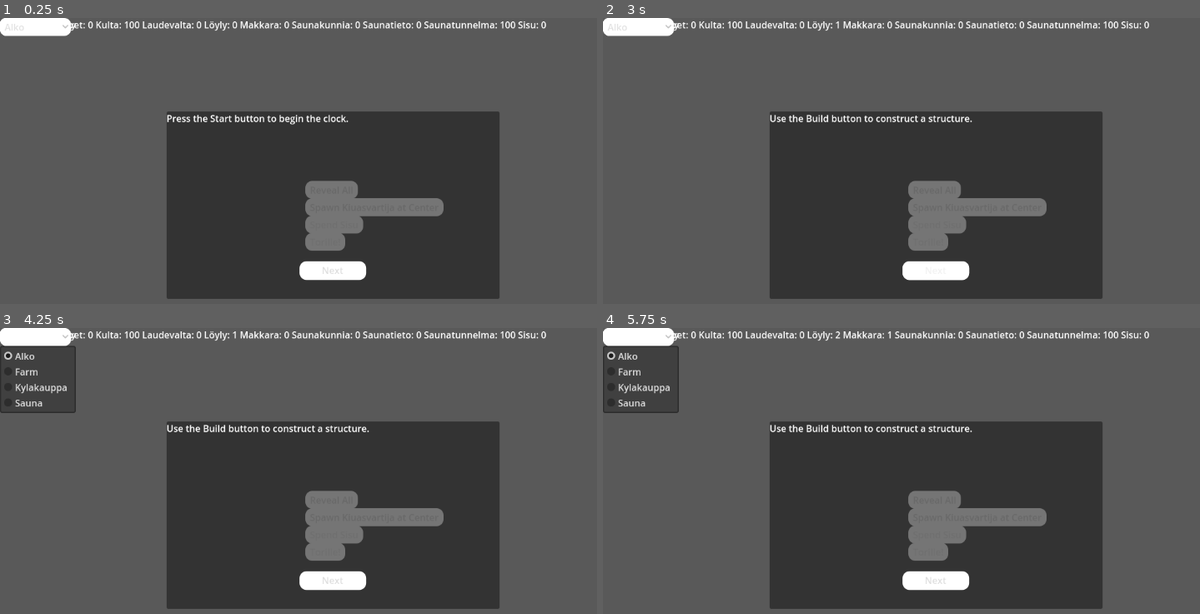
Above: before the commit, frames 1-4 (two rows, left to right).
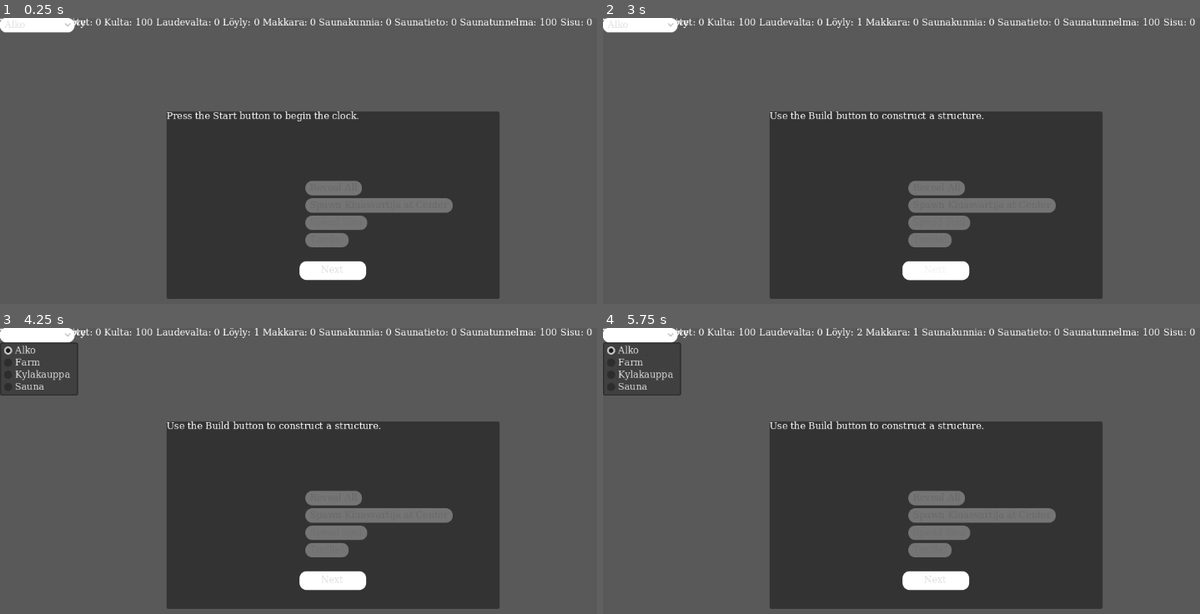
Above: after the commit, the same moments.

Repository: wasab1kastike/finsim_AA-club
Game: Godot game, scene res://scenes/ui/Main.tscn
Two runs of this game, one before a commit and one after it. Both use one fixed random seed, a clock stepped at 60 frames per second and the inputs below.
Inputs (mouse positions are in pixels of both pictures, inside the frame that each line leads up to):
- Up to frame 1 (0.25 s): no input
- Up to frame 2 (3 s): click "Start" at 0.5 s; click "Start" at 1.25 s; click "Next" at 2 s; click "Next" at 2.75 s
- Up to frame 3 (4.25 s): click "Use Policy" at 3.5 s
- Up to frame 4 (5.75 s): click (614, 333) at 4.25 s; click "Trigger Event" at 5 s

The runs differ from the first frame. In frame 1, 3.2% of the frame differs, in the area x 0-100%, y 0-90%; in frame 2, 3.2%; in frame 3, 4.5%; in frame 4, 4.5%.

Commit message:
Document external font requirement

Diff:
--- a/resources/Theme.tres
+++ b/resources/Theme.tres
@@ -11,9 +11,17 @@
 corner_radius_bottom_right = 12
 corner_radius_bottom_left = 12
 
+[sub_resource type="FontFile" id="2"]
+font_path = "res://assets/fonts/OpenSans-Regular.ttf"
+
+[sub_resource type="FontFile" id="3"]
+font_path = "res://assets/fonts/PressStart2P-Regular.ttf"
+
 [resource]
 Button/styles/disabled = SubResource("1")
 Button/styles/focus = SubResource("1")
 Button/styles/hover = SubResource("1")
 Button/styles/normal = SubResource("1")
 Button/styles/pressed = SubResource("1")
+default_font = SubResource("2")
+fonts/PressStart2P = SubResource("3")
Not shown: 1 places in resources/Theme.tres that only renumber resources
Not shown, changed: .gitignore
Not shown, added: assets/fonts/README.md
